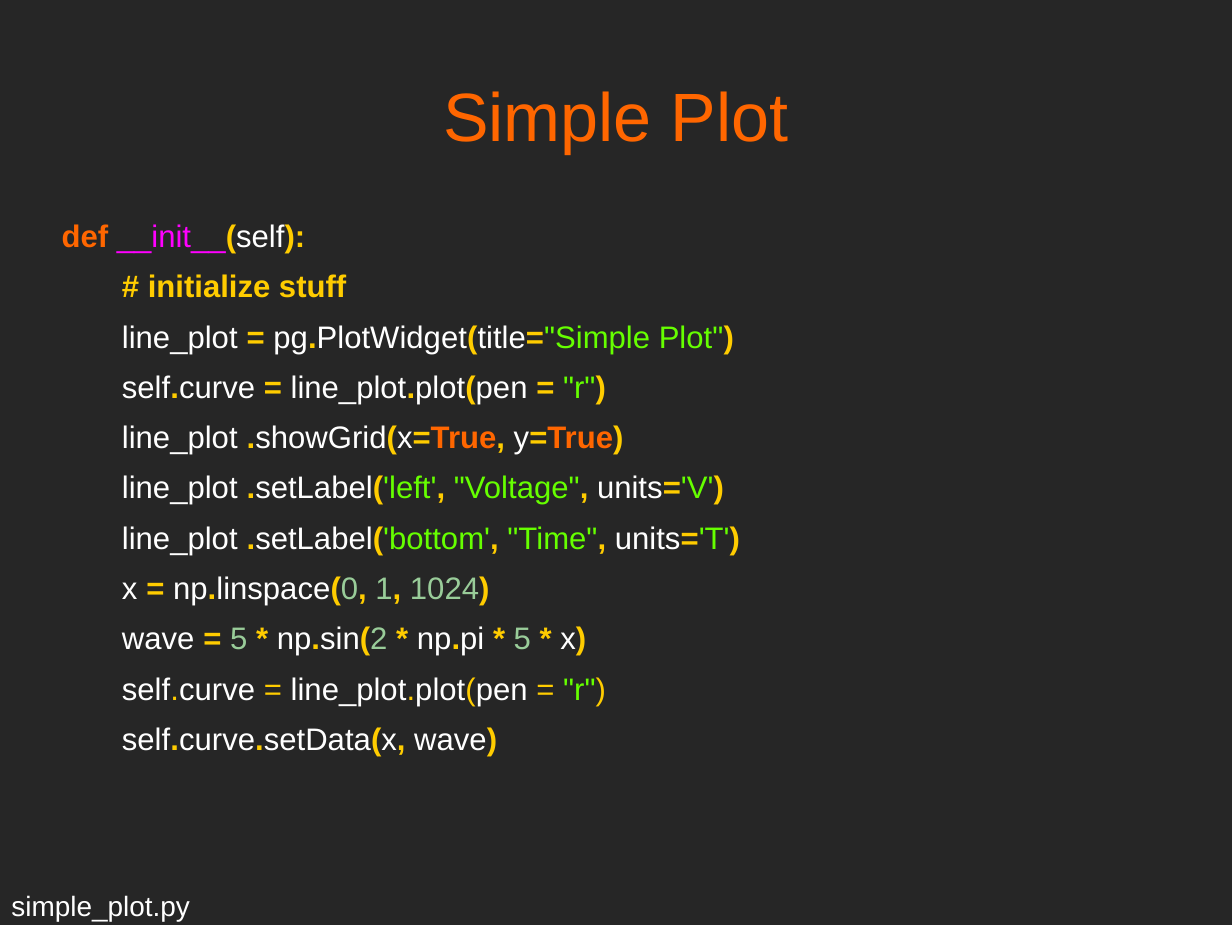
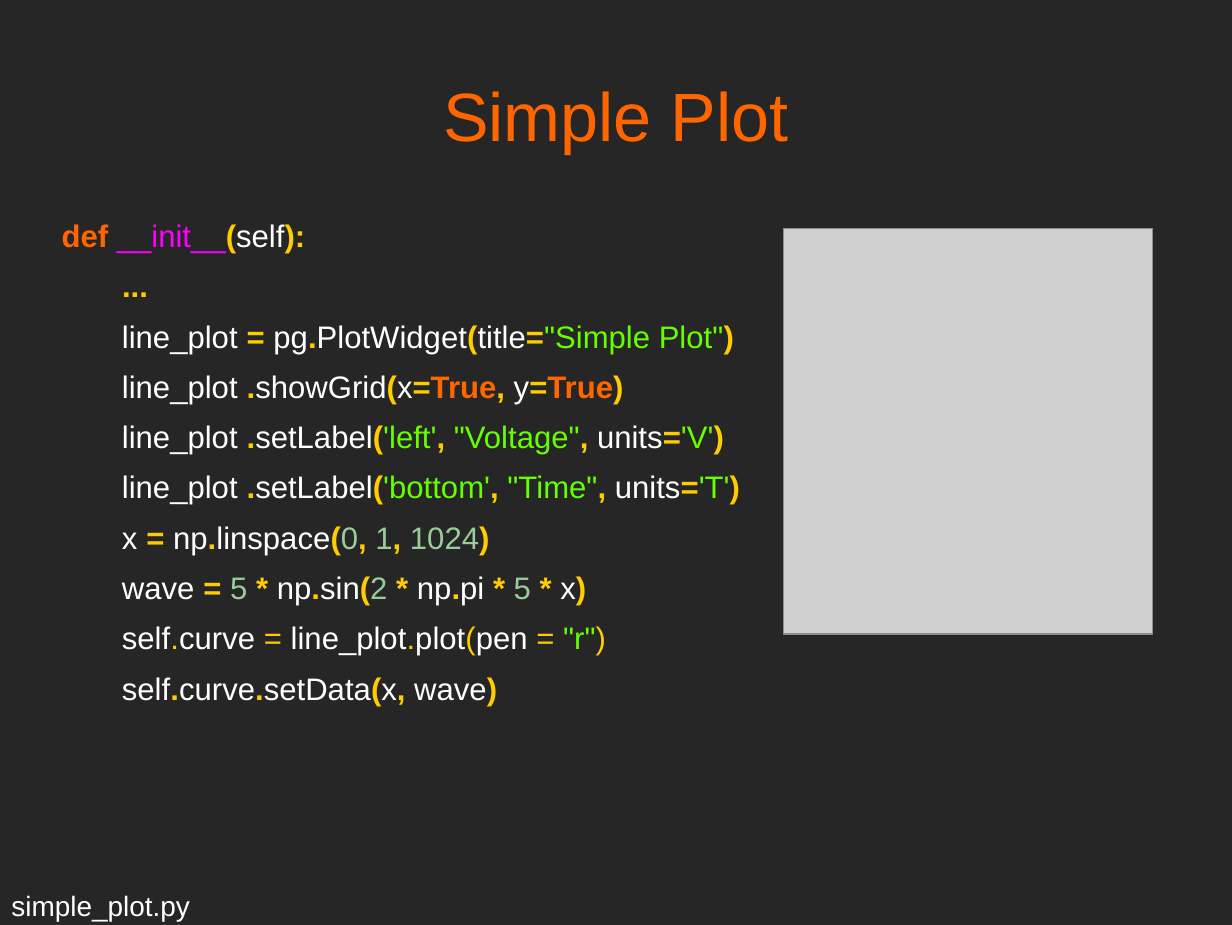
Before and after one commit to mfarhan12/qt-presentation, a slide deck: slide 23 of OPAG QT Presentation.odp (slide 22 before the commit). Drawn at 1232x925 pixels with LibreOffice and Linux fonts; fonts in the diff are those of the drawing; grey boxes stand for pictures. Boxes give left, top, right and bottom in pixels: in the first picture for what was removed or moved away, otherwise in the second. Text is boxed around its words. In the diff, an @@ line names an element or a change of style, - is before the commit and + after.

```diff
--- a/OPAG QT Presentation.odp
+++ b/OPAG QT Presentation.odp
@@ picture added at [784, 229, 1153, 634] @@
@@ text at [148, 274, 346, 298]: text changed @@
-# initialize stuff
+...
@@ text at [122, 375, 606, 404]: paragraph removed @@
-self.curve = line_plot.plot(pen = "r")
```
Also in this commit, not shown: 13 other slides changed, 1 slide added, 4 other files.
